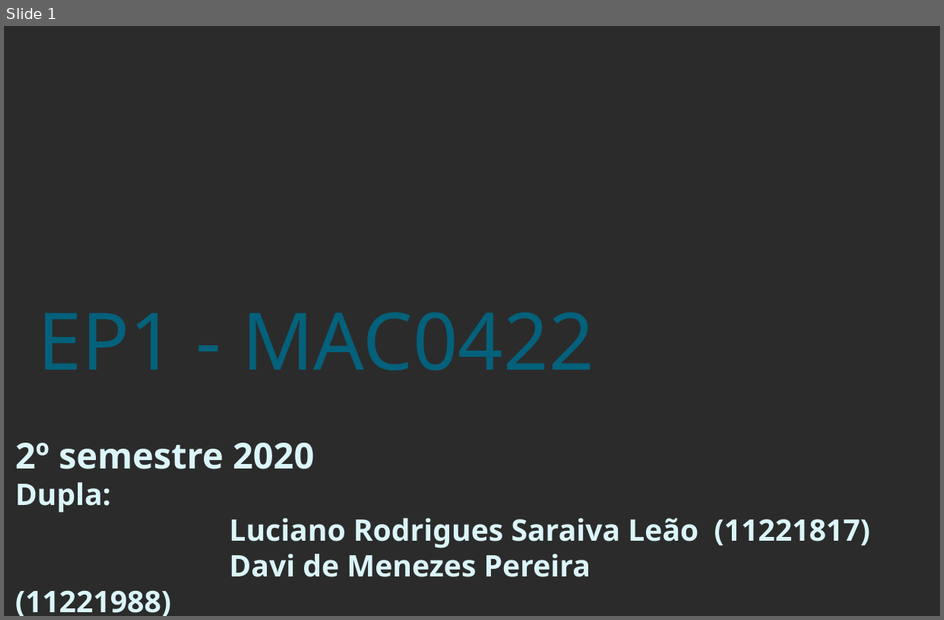
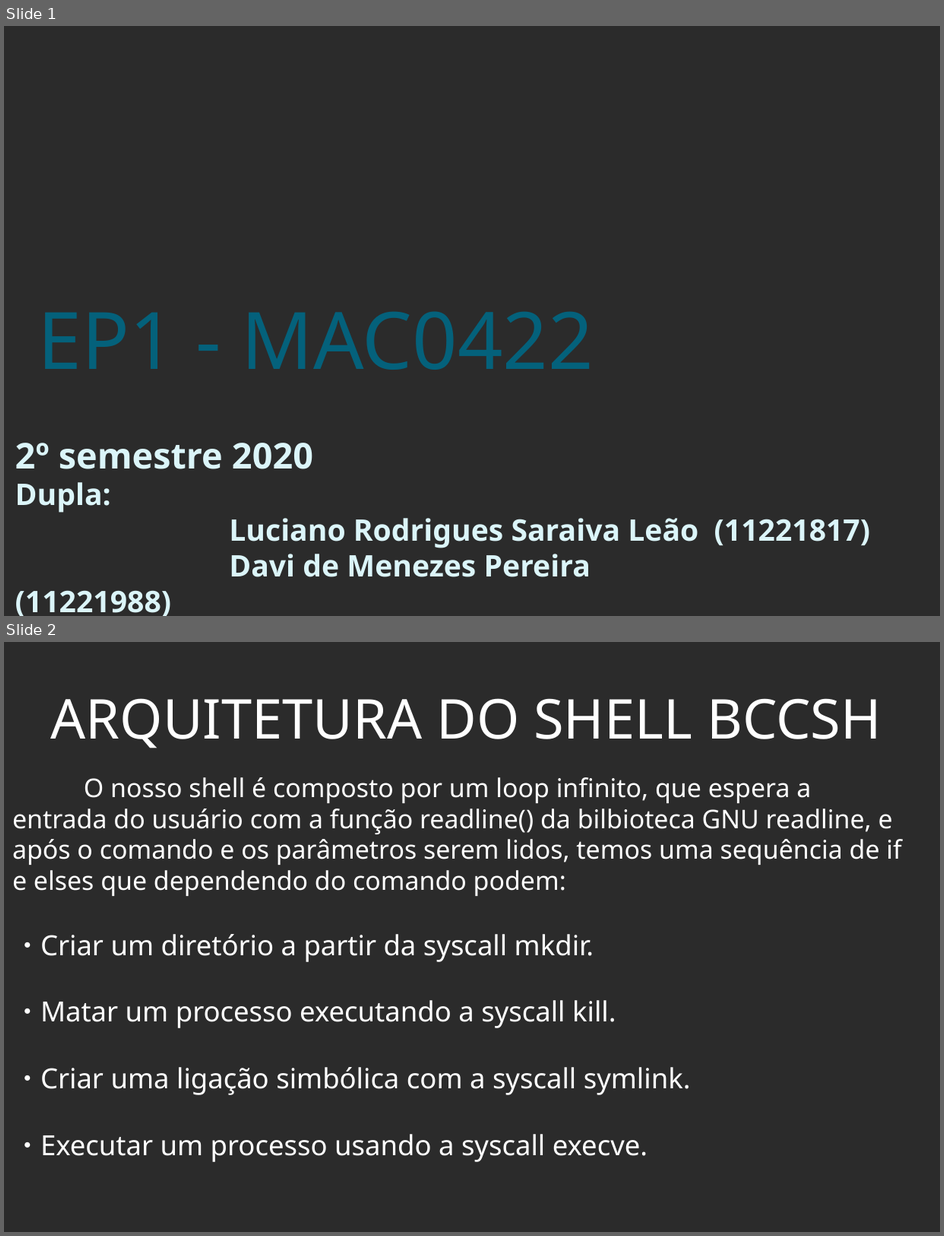
Before and after one commit to davimp/SistemasOperacionais, a slide deck: ep1/slides.odp. Shown one above the other, each under a label of ours: slide 1 before the commit, slides 1 and 2 after it. The pictures are 944x620 and 944x1236 pixels, drawn with LibreOffice and Linux fonts; fonts in the diff are those of the drawing; background and template pictures are left out; a plain dark background stands for a picture behind light text. Boxes give left, top, right and bottom in pixels: in the first picture for what was removed or moved away, otherwise in the second. Text is boxed around its words. In the diff, an @@ line names an element or a change of style, - is before the commit and + after.

```diff
--- a/ep1/slides.odp
+++ b/ep1/slides.odp
@@ slide 2 added at bbox=[4, 642, 940, 1232], background picture (left out) @@
@@ title added at bbox=[51, 698, 882, 748], 55.4 pt, text #FFFFFF @@
+ARQUITETURA DO SHELL BCCSH
@@ text added at bbox=[12, 777, 902, 896], 26 pt, text #FFFFFF @@
+O nosso shell é composto por um loop infinito, que espera a entrada do usuário com a função readline() da bilbioteca GNU readline, e após o comando e os parâmetros serem lidos, temos uma sequência de if e elses que dependendo do comando podem:
@@ text added at bbox=[40, 934, 691, 1162], 28 pt, text #FFFFFF @@
+● Criar um diretório a partir da syscall mkdir.
+● Matar um processo executando a syscall kill.
+● Criar uma ligação simbólica com a syscall symlink.
+● Executar um processo usando a syscall execve.
@@ slide 1 changed as well @@
@@ subtitle at bbox=[15, 442, 313, 469]: size 36 to 35.9 pt in "2º semestre 2020" @@
```
Also in this commit, not shown: 10 other slides added, 2 slides removed, 1 other file.
